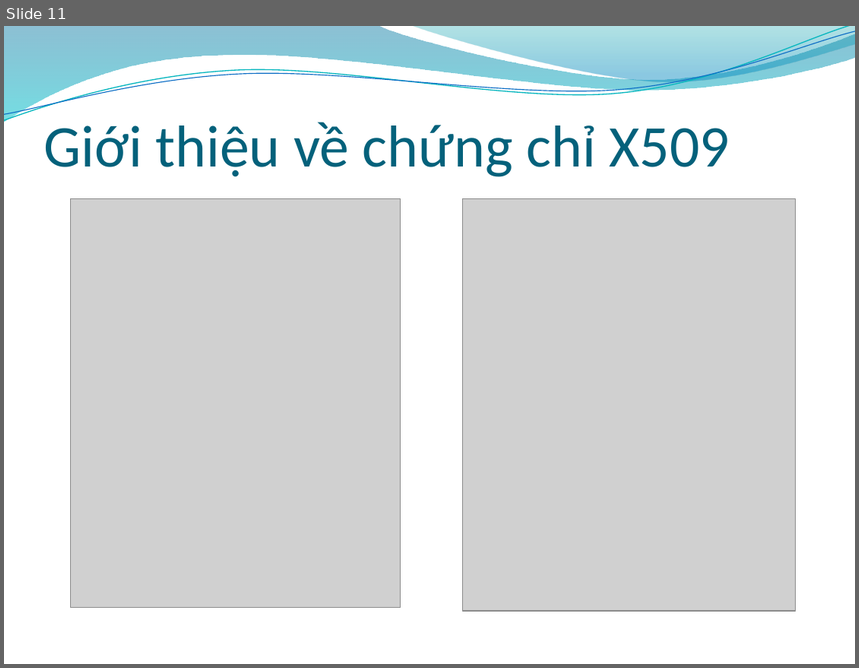
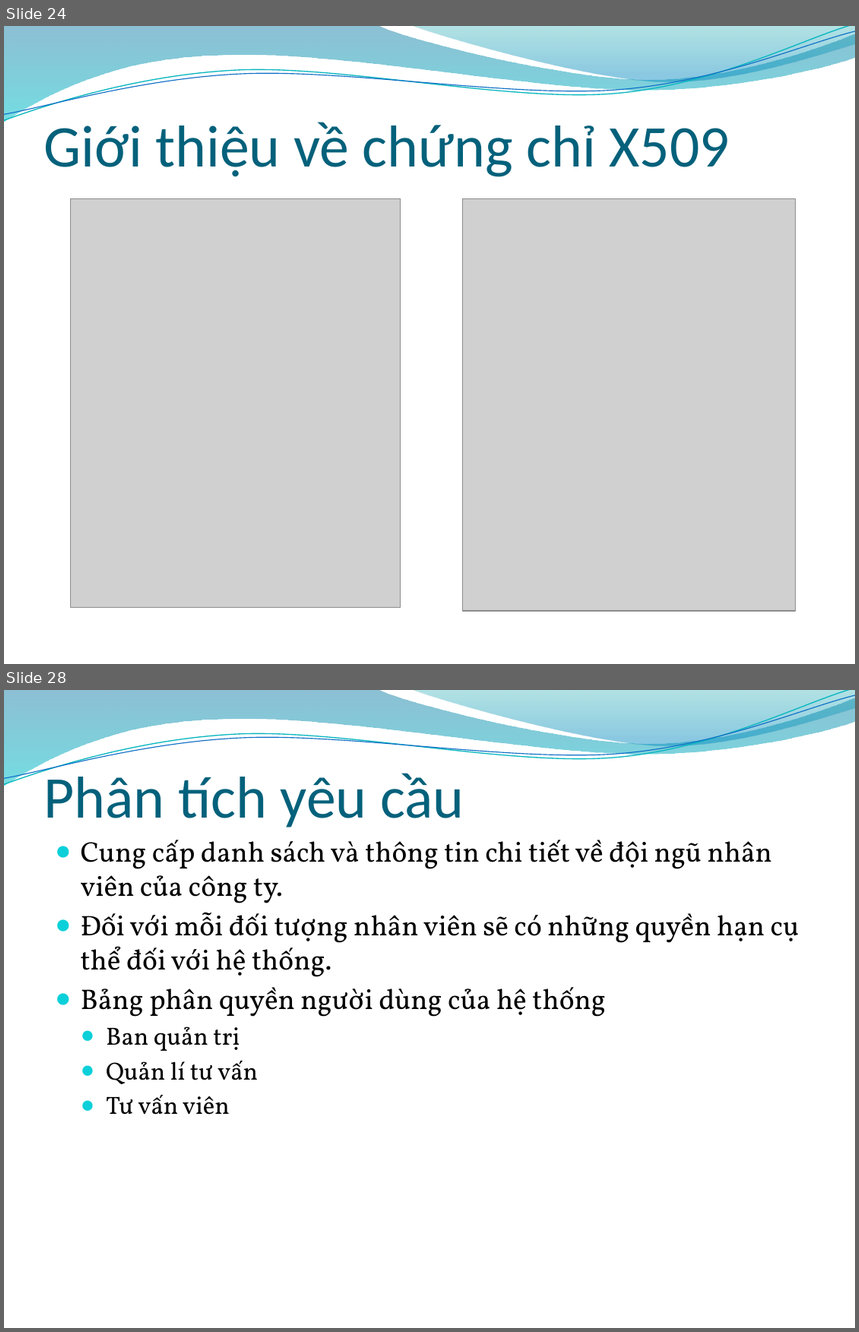
Before and after one commit to fast-link/bk-20102-assignment, a slide deck: An ninh mang/Bảo mật trong Web Service_Slide.pptx. Shown one above the other, each under a label of ours: slide 11 before the commit, slides 24 and 28 after it; the slides between them are not shown. The pictures are 859x668 and 859x1332 pixels, drawn with LibreOffice and Linux fonts; fonts in the diff are those of the drawing; grey boxes stand for pictures; background and template pictures are left out. Boxes give left, top, right and bottom in pixels: in the first picture for what was removed or moved away, otherwise in the second. Text is boxed around its words. In the diff, an @@ line names an element or a change of style, - is before the commit and + after.

```diff
--- a/An ninh mang/Bảo mật trong Web Service_Slide.pptx
+++ b/An ninh mang/Bảo mật trong Web Service_Slide.pptx
@@ slide 28 added at <box>4,690,855,1328</box>, background picture (left out); not listed: 4 template elements that a slide beside it also shows @@
@@ title added at <box>44,768,464,828</box>, 50 pt, text #04617B @@
+Phân tích yêu cầu
@@ text added at <box>81,840,800,1115</box>, 24 pt, text #000000 @@
+  ● Cung cấp danh sách và thông tin chi tiết về đội ngũ nhân viên của công ty.
+  ● Đối với mỗi đối tượng nhân viên sẽ có những quyền hạn cụ thể đối với hệ thống.
+  ● Bảng phân quyền người dùng của hệ thống
+    ● Ban quản trị
+    ● Quản lí tư vấn
+    ● Tư vấn viên
@@ what was slide 11 is now slide 24 @@
```
Also in this commit, not shown: 1 slide changed, 24 other slides added, 1 other file.
